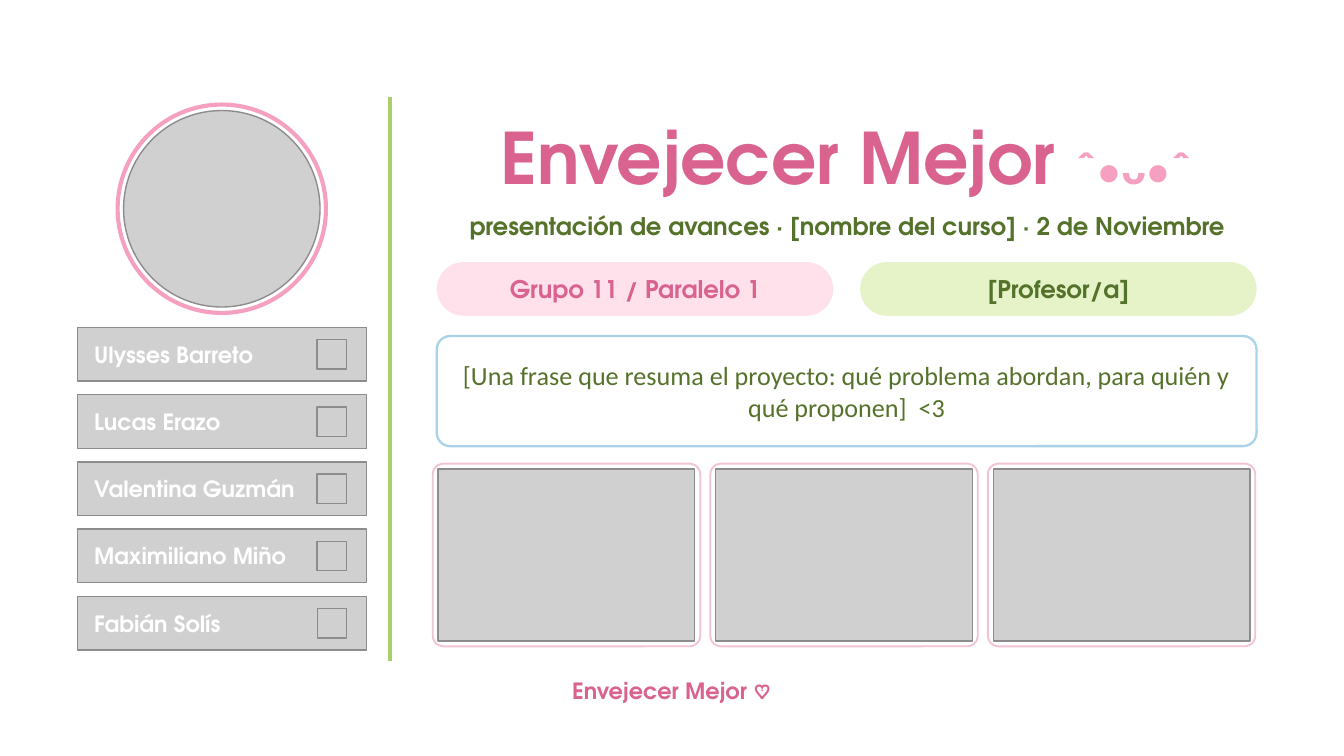
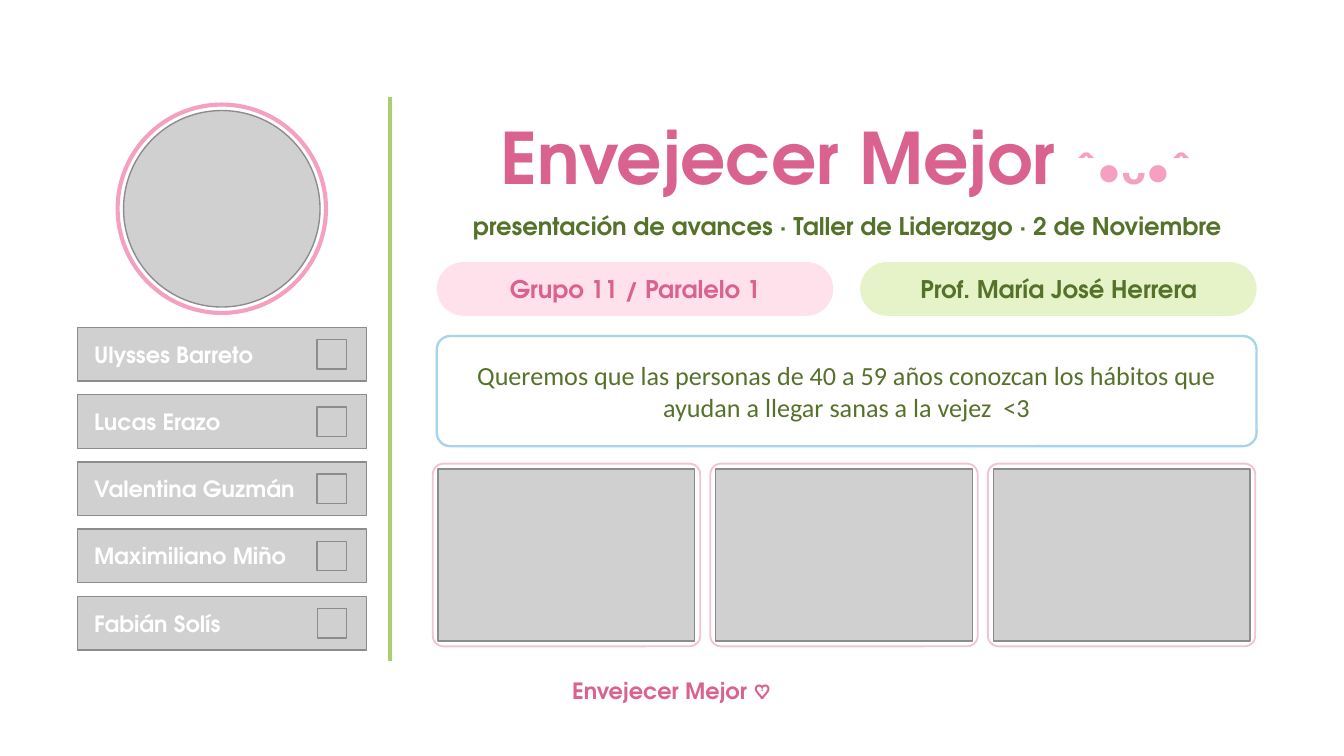
Before and after one commit to lukipuki0/liderazgo, a slide deck: slide 1 of Envejecer_Mejor_avances.pptx. Drawn at 1344x756 pixels with LibreOffice and Linux fonts; fonts in the diff are those of the drawing; grey boxes stand for pictures; background and template pictures are left out. Boxes give left, top, right and bottom in pixels: in the first picture for what was removed or moved away, otherwise in the second. Text is boxed around its words. In the diff, an @@ line names an element or a change of style, - is before the commit and + after.

```diff
--- a/Envejecer_Mejor_avances.pptx
+++ b/Envejecer_Mejor_avances.pptx
@@ text at (473, 215, 1221, 241): text changed @@
-presentación de avances · [nombre del curso] · 2 de Noviembre
+presentación de avances · Taller de Liderazgo · 2 de Noviembre
@@ text at (920, 278, 1197, 299): text changed @@
-[Profesor/a]
+Prof. María José Herrera
@@ text at (477, 367, 1214, 422): text changed @@
-[Una frase que resuma el proyecto: qué problema abordan, para quién y qué proponen] <3
+Queremos que las personas de 40 a 59 años conozcan los hábitos que ayudan a llegar sanas a la vejez <3
```
Also in this commit, not shown: 6 other slides changed, 1 slide added, 1 slide removed, 2 other files.
